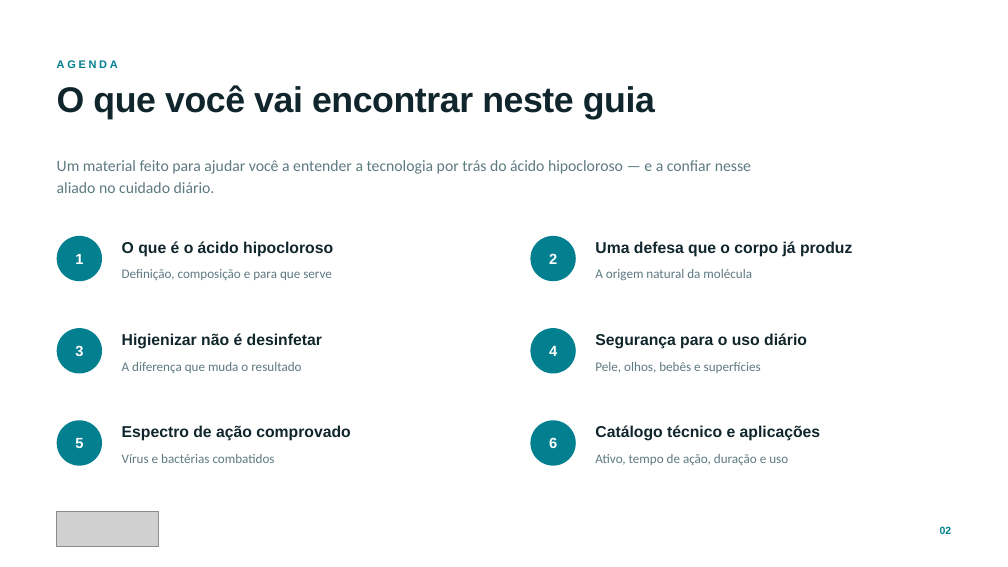
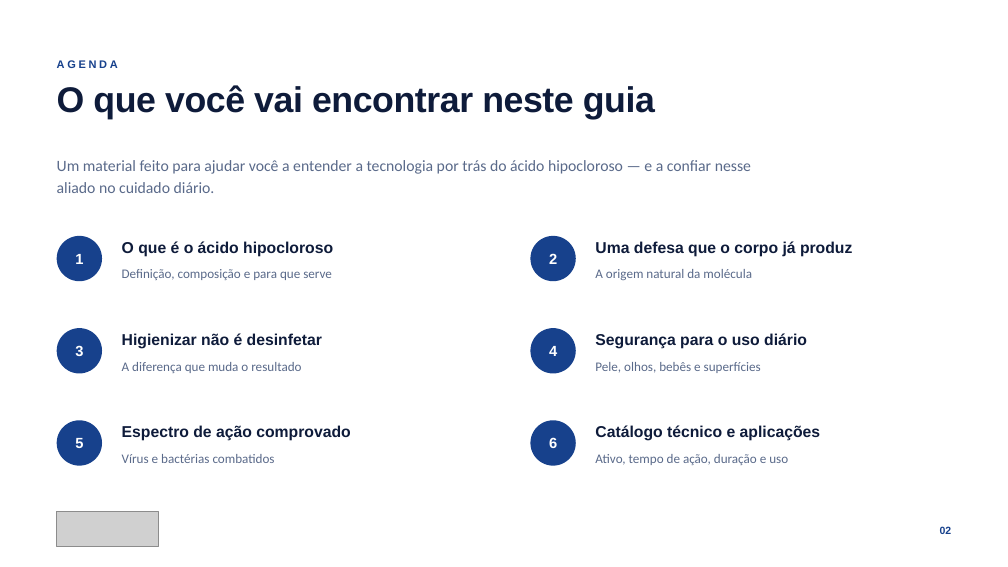
Before and after one commit to eglisbandeira40/Victor, a slide deck: slide 2 of apresentacao/Acido-Hipocloroso-Apresentacao.pptx. Drawn at 1008x567 pixels with LibreOffice and Linux fonts; fonts in the diff are those of the drawing; grey boxes stand for pictures. Boxes give left, top, right and bottom in pixels: in the first picture for what was removed or moved away, otherwise in the second. Text is boxed around its words. In the diff, an @@ line names an element or a change of style, - is before the commit and + after.

```diff
--- a/apresentacao/Acido-Hipocloroso-Apresentacao.pptx
+++ b/apresentacao/Acido-Hipocloroso-Apresentacao.pptx
@@ text "AGENDA" at [57,60,118,68]: text colour #028090 to #17418C @@
@@ text "O que você vai encontrar ..." at [57,85,655,120]: text colour #10262C to #0E1B3A @@
@@ fill #028090 to #17418C in 6 elements at [57,236,102,281], [531,236,576,281], [57,328,102,374], [531,328,576,374], [57,420,102,466], [531,420,576,466] @@
@@ text colour #5E7A81 to #5A6A8A in 7 elements at [57,160,751,193], [122,269,332,280], [595,269,752,280], [122,362,301,373], [595,362,761,373], [122,454,275,463], [595,454,788,465] @@
@@ text "02" at [940,526,952,534]: text colour #028090 to #17418C @@
```
Also in this commit, not shown: 10 other slides changed, 3 other files.
